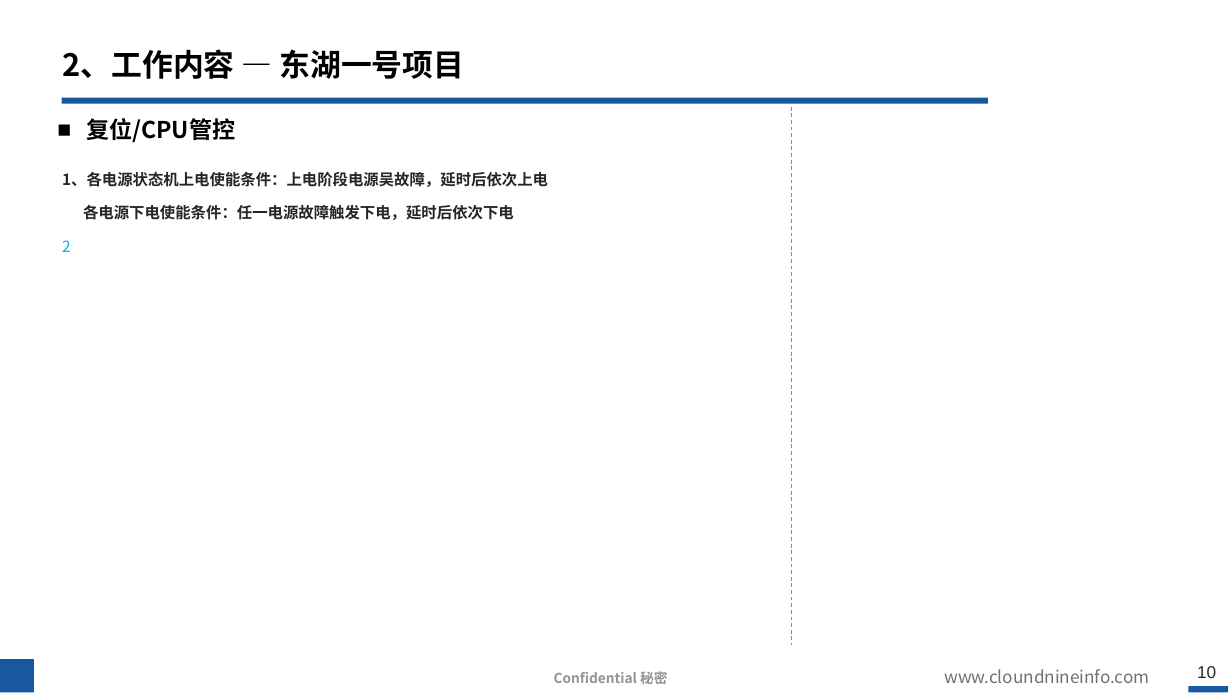
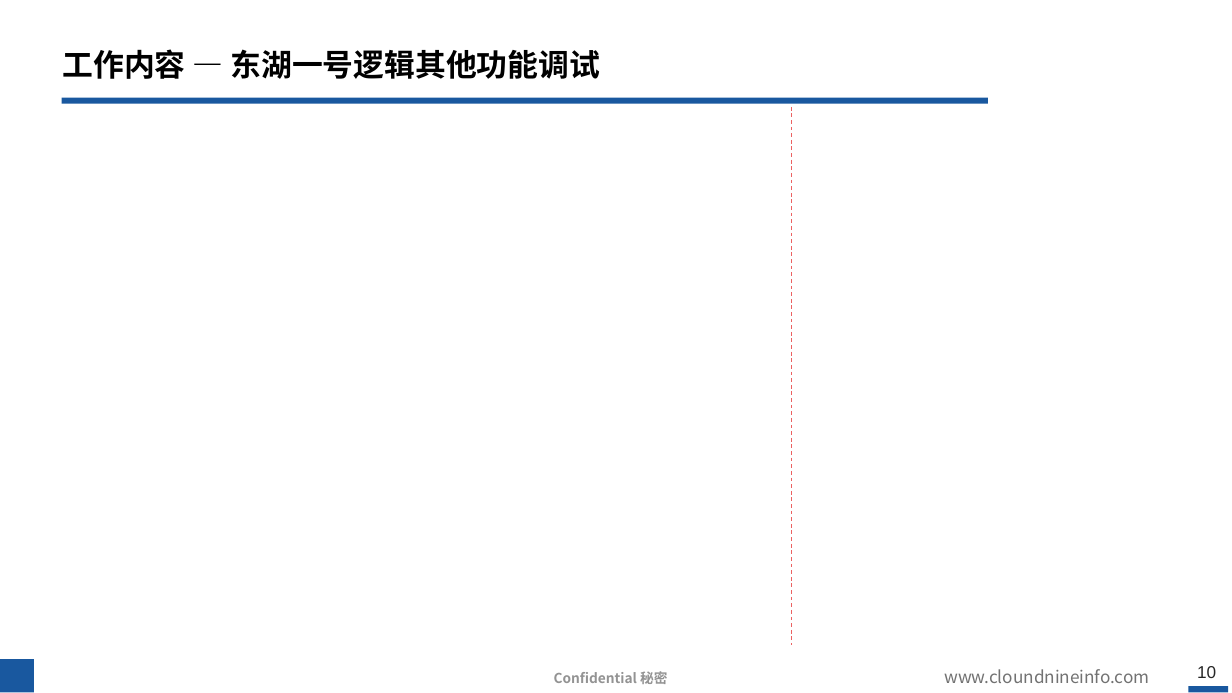
Before and after one commit to hahada-998/Tieta_code, a slide deck: slide 10 of 转正答辩.pptx. Drawn at 1232x693 pixels with LibreOffice and Linux fonts; fonts in the diff are those of the drawing; background and template pictures are left out. Boxes give left, top, right and bottom in pixels: in the first picture for what was removed or moved away, otherwise in the second. Text is boxed around its words. In the diff, an @@ line names an element or a change of style, - is before the commit and + after.

```diff
--- a/转正答辩.pptx
+++ b/转正答辩.pptx
@@ title at [63, 49, 601, 79]: text changed @@
-2、工作内容 — 东湖一号项目
+工作内容 — 东湖一号逻辑其他功能调试
@@ text removed at [86, 118, 235, 143] @@
-■ 复位/CPU管控
@@ text removed at [62, 171, 548, 252] @@
-  1、各电源状态机上电使能条件：上电阶段电源吴故障，延时后依次上电
-  各电源下电使能条件：任一电源故障触发下电，延时后依次下电
-  2
```
Also in this commit, not shown: 4 other slides changed, 2 other files.
